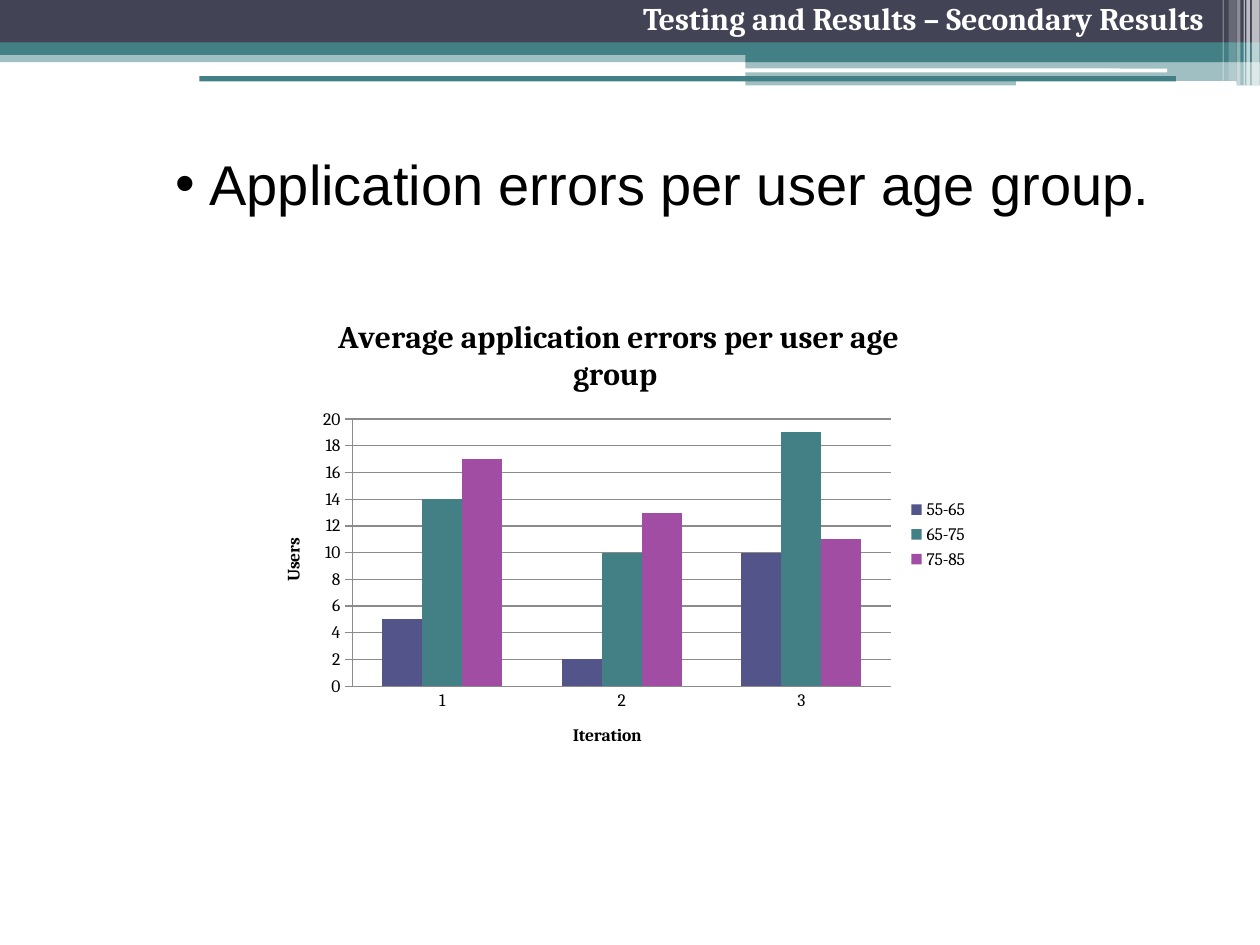
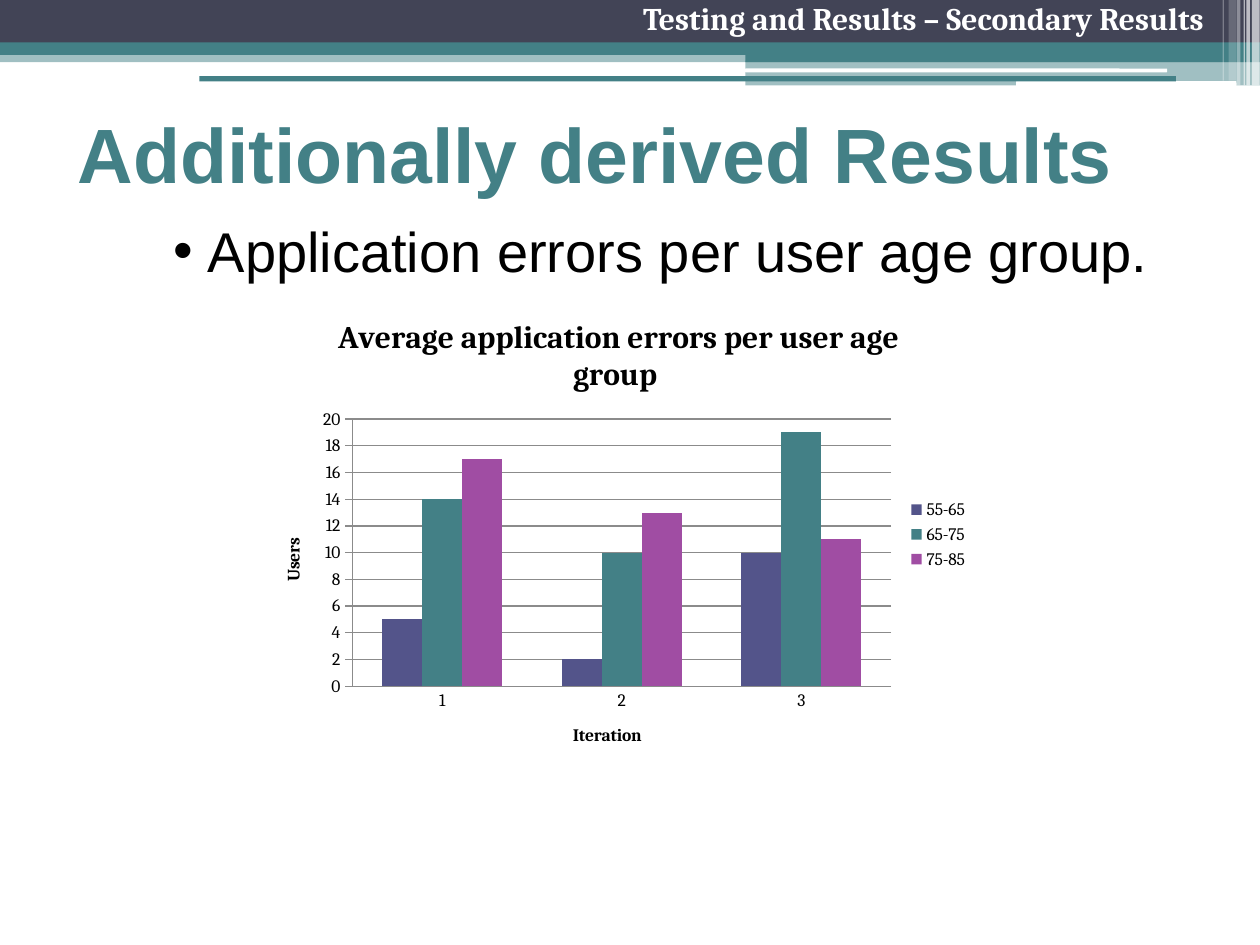
Before and after one commit to freecole/Lab-project, a slide deck: slide 23 of Presentation/Final Presentation.pptx (slide 17 before the commit). Drawn at 1260x945 pixels with LibreOffice and Linux fonts; fonts in the diff are those of the drawing. Boxes give left, top, right and bottom in pixels: in the first picture for what was removed or moved away, otherwise in the second. Text is boxed around its words. In the diff, an @@ line names an element or a change of style, - is before the commit and + after.

```diff
--- a/Presentation/Final Presentation.pptx
+++ b/Presentation/Final Presentation.pptx
@@ title added at (77,127,1112,197), 44 pt, text #438086, bold @@
+Additionally derived Results
@@ text "Application errors per user age ...": place and size @@
-text "Application errors per user age ..." at (209,164,1149,216)
+text "Application errors per user age ..." at (208,231,1148,283)
```
Also in this commit, not shown: 13 other slides changed, 11 slides added, 4 slides removed.
